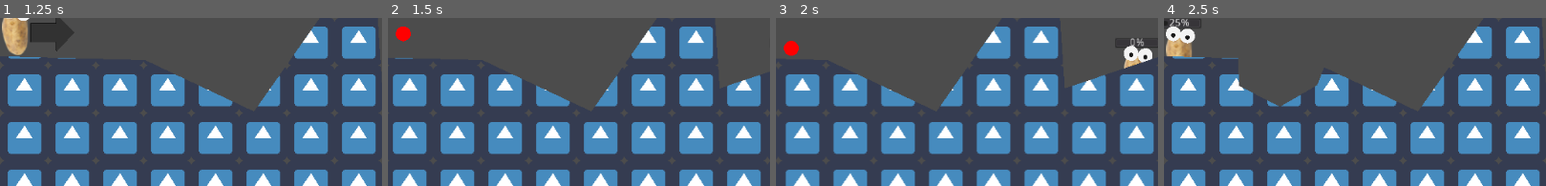
Above: before the commit, frames 1-4 (left to right).
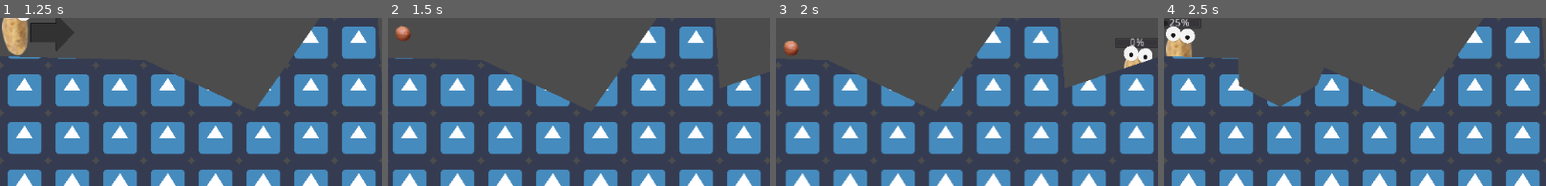
Above: after the commit, the same moments.

Repository: the-g-force/GGJ23
Game: Godot game, scene res://World/World.tscn
Same seed, same stepped clock (60 frames per second), same inputs: the game is played once before the commit and once after it. The engine's default icon, where the game draws it, is replaced by a stand-in: a white triangle on a blue panel in a dark square.
Inputs:
- Up to frame 1 (1.25 s): tap Enter at 0.5 s
- Up to frame 2 (1.5 s): tap Space at 1.25 s
- Up to frame 3 (2 s): no input
- Up to frame 4 (2.5 s): no input
The pictures show only the part of the screen within x 48-98%, y 24-74%; the shares and areas given below are measured in that part.

Frame 1 is identical in both runs. In frame 2, 0.3% of the frame differs, in the area x 2-6%, y 4-15%; in frame 3, 0.3%, in the area x 2-6%, y 13-23%; in frame 4, nothing differs.

Commit message:
Add potato bullet

Diff:
--- a/project/Bullet/Bullet.gd
+++ b/project/Bullet/Bullet.gd
@@ -5,21 +5,19 @@
 const KILL_LINE := 600
 
 onready var _explosion_shape : CollisionPolygon2D = $Area2D/ExplosionShape
-
+onready var _spin := rand_range(-PI,PI)
 
 func _ready()->void:
 	_explosion_shape.visible = false
 
 
-func _process(_delta:float)->void:
+func _process(delta:float)->void:
+	$Sprite.rotate(_spin*delta)
+
 	if global_position.y > KILL_LINE:
 		SfxPlayer.play_splash()
 		emit_signal("done")
 		queue_free()
-
-
-func _draw()->void:
-	draw_circle(Vector2.ZERO, 10, Color.red)
 
 
 func _on_Bullet_body_entered(body:Node)->void:
--- a/project/Bullet/Bullet.tscn
+++ b/project/Bullet/Bullet.tscn
@@ -1,6 +1,7 @@
-[gd_scene load_steps=3 format=2]
+[gd_scene load_steps=4 format=2]
 
 [ext_resource path="res://Bullet/Bullet.gd" type="Script" id=1]
+[ext_resource path="res://Bullet/bullet.png" type="Texture" id=2]
 
 [sub_resource type="CircleShape2D" id=1]
 
@@ -17,4 +18,7 @@
 [node name="ExplosionShape" type="CollisionPolygon2D" parent="Area2D"]
 polygon = PoolVector2Array( -2, -80, 43, -60, 66, -1, 49, 44, -1, 73, -56, 45, -58, -13, -45, -53 )
 
+[node name="Sprite" type="Sprite" parent="."]
+texture = ExtResource( 2 )
+
 [connection signal="body_entered" from="." to="." method="_on_Bullet_body_entered"]
Binary file added: project/Bullet/bullet.png
Not shown, added: project/Bullet/bullet.png.import
Not shown, added: raw_assets/images/bullet.xcf
